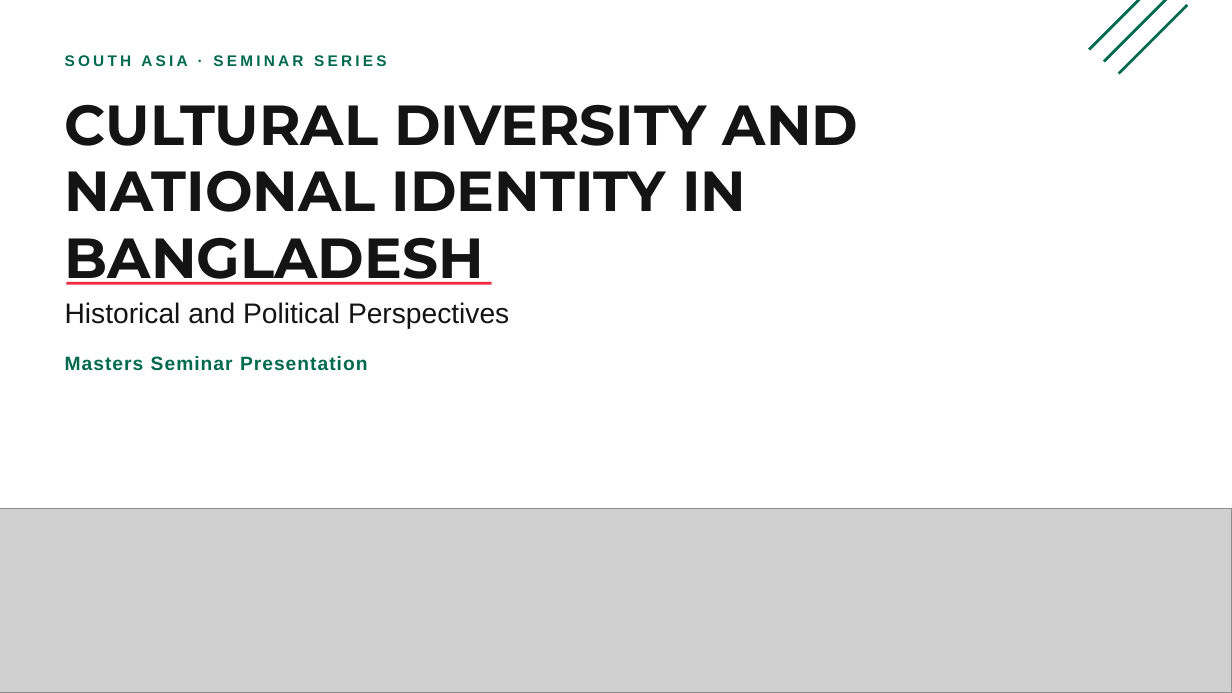
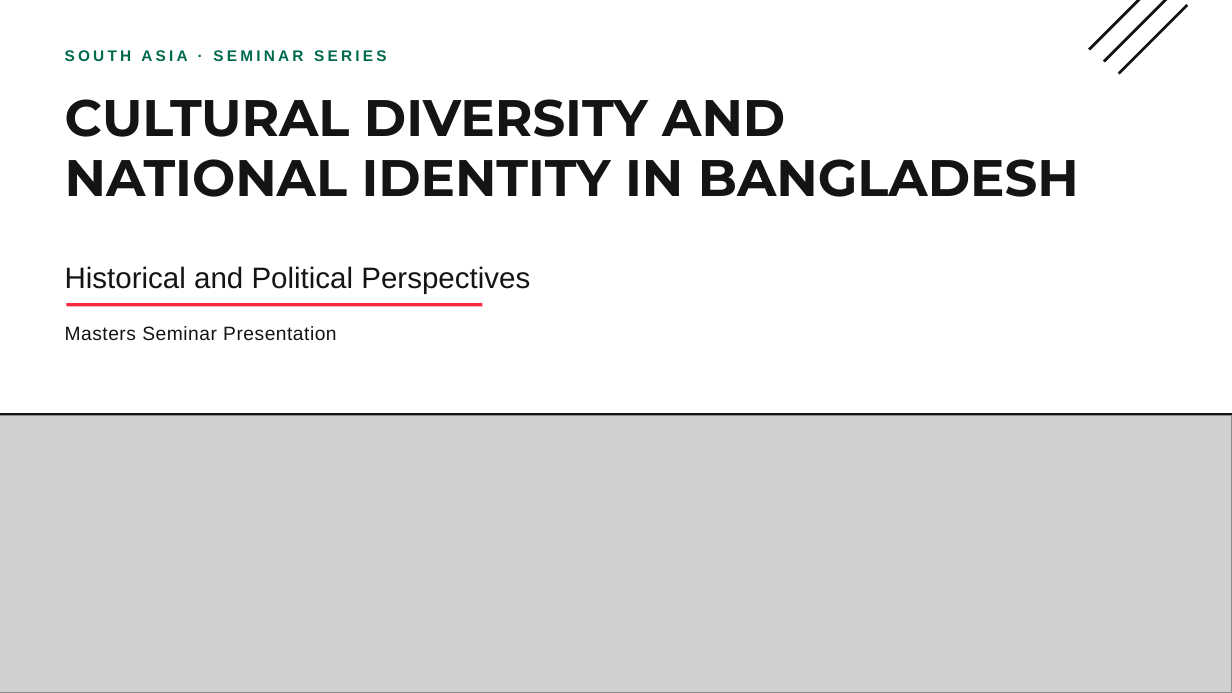
Before and after one commit to moon-netizen-arch/codex-ppt-skill, a slide deck: slide 1 of decks/bangladesh-cultural-diversity/bangladesh-cultural-diversity-editable.pptx. Drawn at 1232x693 pixels with LibreOffice and Linux fonts; fonts in the diff are those of the drawing; grey boxes stand for pictures. Boxes give left, top, right and bottom in pixels: in the first picture for what was removed or moved away, otherwise in the second. Text is boxed around its words. In the diff, an @@ line names an element or a change of style, - is before the commit and + after.

```diff
--- a/decks/bangladesh-cultural-diversity/bangladesh-cultural-diversity-editable.pptx
+++ b/decks/bangladesh-cultural-diversity/bangladesh-cultural-diversity-editable.pptx
@@ fill #006A4E to #141414 in 3 elements at box(1088, 0, 1159, 51), box(1103, 0, 1173, 63), box(1118, 4, 1188, 75) @@
@@ text "SOUTH ASIA · SEMINAR SERIES": place and size @@
-text "SOUTH ASIA · SEMINAR SERIES" at box(65, 55, 386, 66)
+text "SOUTH ASIA · SEMINAR SERIES" at box(65, 50, 386, 61)
@@ text "CULTURAL DIVERSITY AND" at box(65, 99, 1079, 197): size 44 to 40 pt @@
@@ text "Historical and Political Perspectives": place and size @@
-text "Historical and Political Perspectives" at box(65, 302, 509, 329)
+text "Historical and Political Perspectives" at box(65, 266, 530, 293)
@@ text "Historical and Political Perspectives" at box(65, 266, 530, 293): size 22 to 23 pt @@
@@ text "Masters Seminar Presentation": place and size @@
-text "Masters Seminar Presentation" at box(65, 356, 368, 371)
+text "Masters Seminar Presentation" at box(65, 326, 336, 341)
@@ text "Masters Seminar Presentation" at box(65, 326, 336, 341): text colour #006A4E to #141414, letter spacing 0.8 to 0.4 pt, bold off @@
@@ rectangle: place and size @@
-rectangle at box(67, 282, 492, 285)
+rectangle at box(67, 303, 482, 307)
@@ picture: place and size @@
-picture at box(0, 508, 1232, 693)
+picture at box(0, 416, 1232, 693)
@@ rectangle added at box(0, 413, 1232, 415), fill #141414 @@
```
Also in this commit, not shown: 15 other slides changed, 1 other file.
